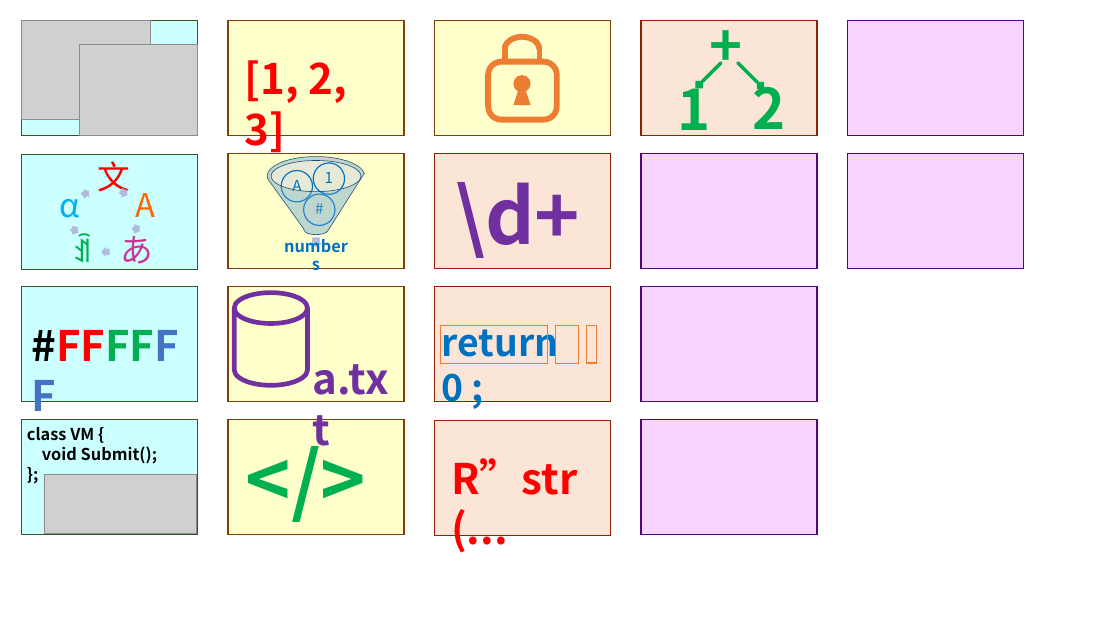
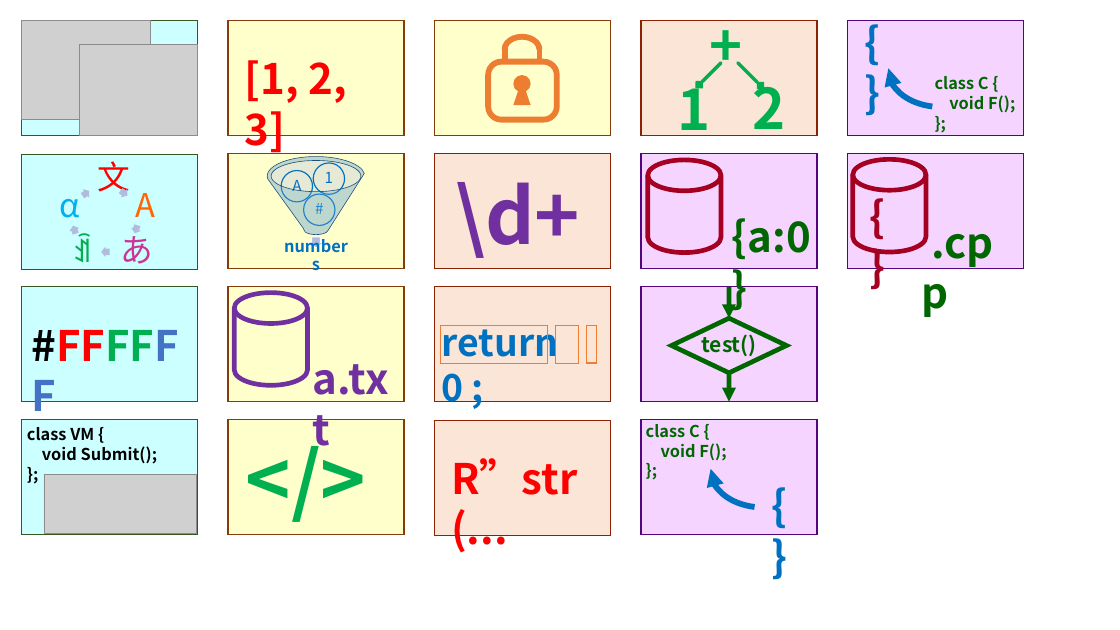
Before and after one commit to vczh-libraries/WebsiteSource, a slide deck: slide 3 of packages/Dependencies.pptx. Drawn at 1120x630 pixels with LibreOffice and Linux fonts; fonts in the diff are those of the drawing; grey boxes stand for pictures. Boxes give left, top, right and bottom in pixels: in the first picture for what was removed or moved away, otherwise in the second. Text is boxed around its words. In the diff, an @@ line names an element or a change of style, - is before the commit and + after.

```diff
--- a/packages/Dependencies.pptx
+++ b/packages/Dependencies.pptx
@@ text added at (856,13,913,72), 36 pt, text #0070C0, bold @@
+{ }
@@ arc (boxed as its full ellipse) added at (889,33,995,108), outline #0070C0 5 pt @@
@@ text added at (935,76,1015,113), 14 pt, text #006600, bold @@
+class C {
+void F();
+};
@@ cylinder added at (648,160,721,252), outline #A50021 4 pt @@
@@ cylinder added at (853,160,926,252), outline #A50021 4 pt @@
@@ text added at (861,186,918,245), 36 pt, text #A50021, bold @@
+{ }
@@ text added at (732,218,811,260), 36 pt, text #006600, bold @@
+{a:0}
@@ text added at (913,213,1023,272), 36 pt, text #006600, bold @@
+.cpp
@@ arrow added from (729, 287) to (729, 318), #006600 4 pt @@
@@ diamond added at (671,318,786,373), outline #006600 4 pt @@
@@ text in rectangle at (701,331,756,356): text added @@
+test()
@@ arrow added from (729, 373) to (729, 402), #006600 4 pt @@
@@ text added at (646,424,726,461), 14 pt, text #006600, bold @@
+class C {
+void F();
+};
@@ arc (boxed as its full ellipse) added at (711,434,817,508), outline #0070C0 5 pt @@
@@ text added at (764,476,821,535), 36 pt, text #0070C0, bold @@
+{ }
```
Also in this commit, not shown: 7 other files.
